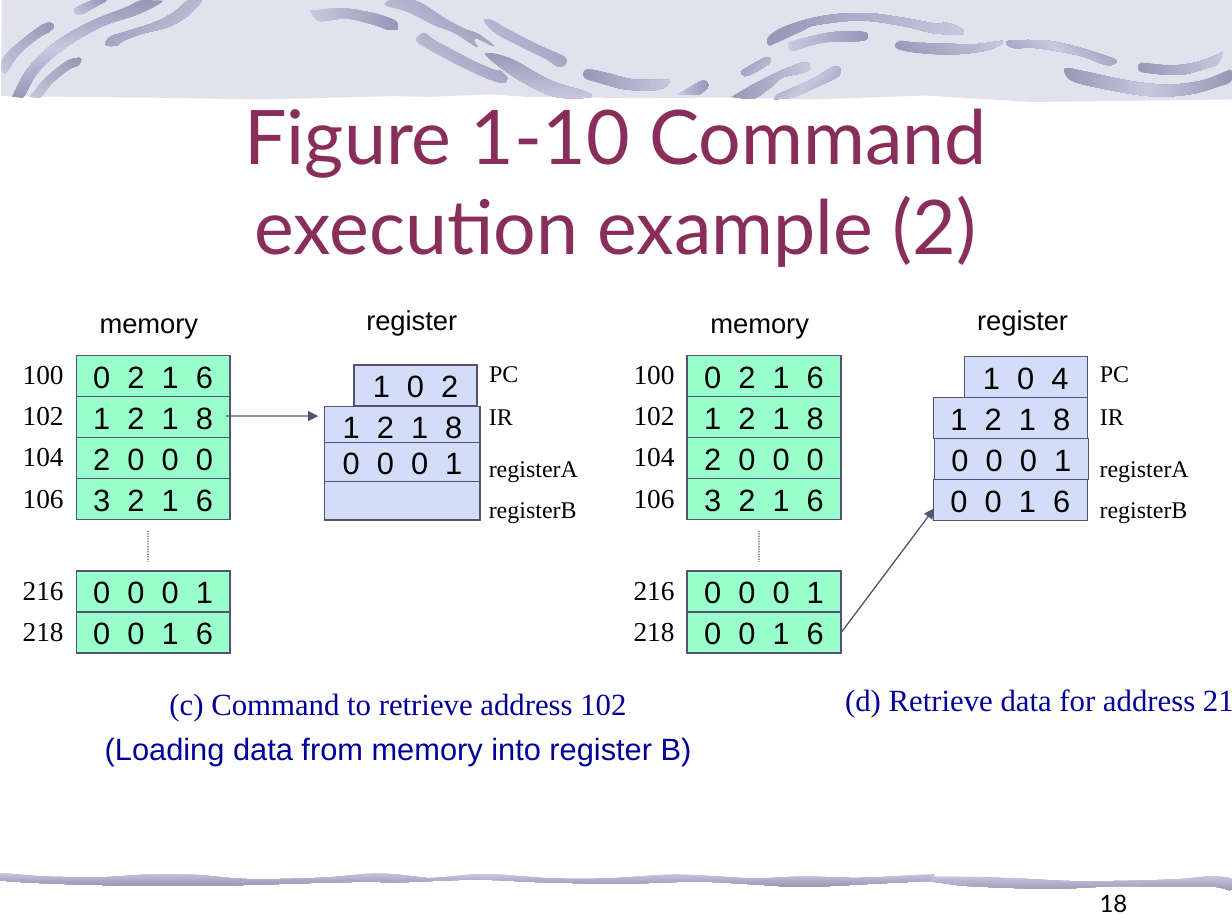
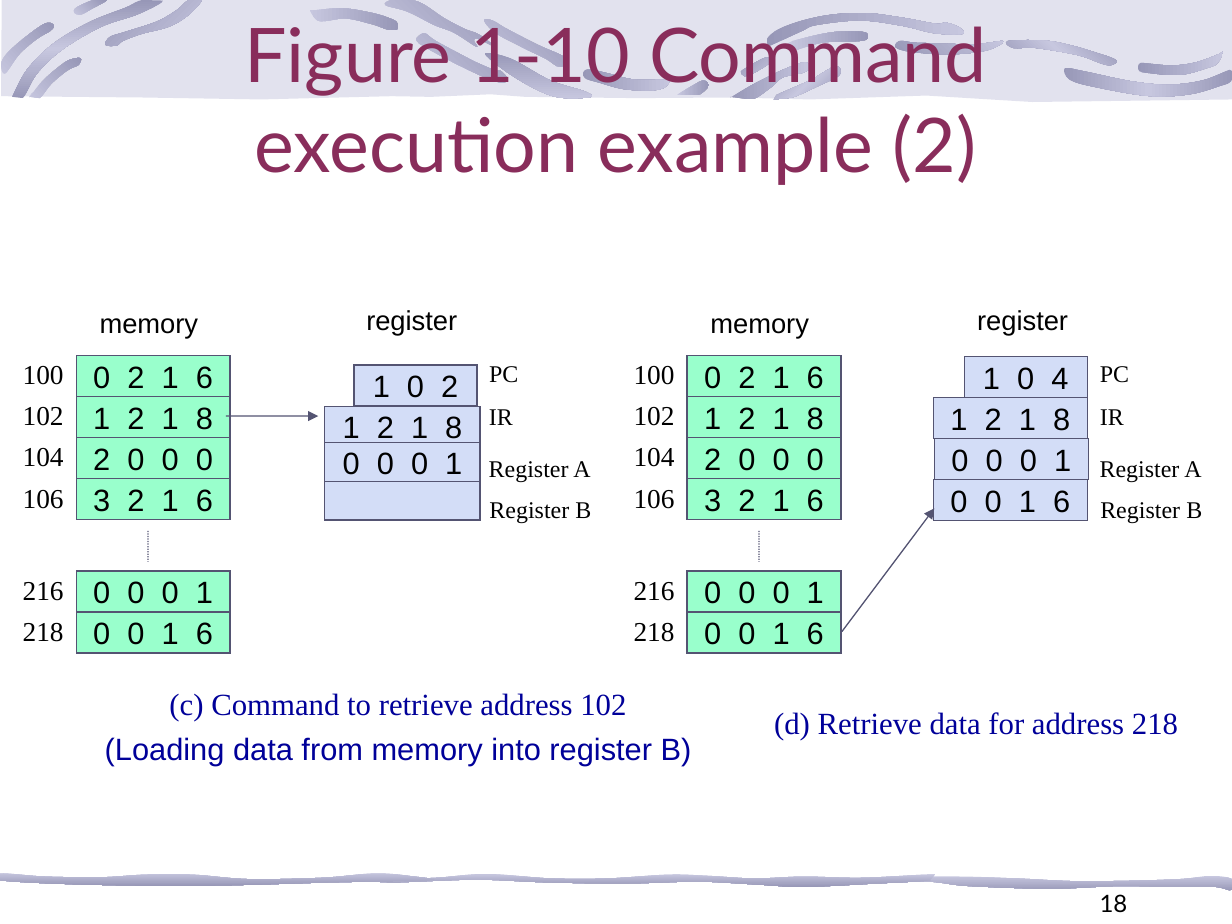
Before and after one commit to kevincdj3269-hash/Operating_System-, a slide deck: slide 18 of Course PPT/CH 1/Chapter 1 Introduction to Operating Systems.pptx.ppt. Drawn at 1232x924 pixels with LibreOffice and Linux fonts; fonts in the diff are those of the drawing; background and template pictures are left out. Boxes give left, top, right and bottom in pixels: in the first picture for what was removed or moved away, otherwise in the second. Text is boxed around its words. In the diff, an @@ line names an element or a change of style, - is before the commit and + after.

```diff
--- a/Course PPT/CH 1/Chapter 1 Introduction to Operating Systems.pptx.ppt
+++ b/Course PPT/CH 1/Chapter 1 Introduction to Operating Systems.pptx.ppt
@@ title "Figure 1-10 Command execution example ...": place and size @@
-title "Figure 1-10 Command execution example ..." at <box>244,99,987,267</box>
+title "Figure 1-10 Command execution example ..." at <box>244,17,987,185</box>
@@ text removed at <box>489,461,578,482</box> @@
-registerA
@@ text added at <box>489,461,590,482</box>, 14 pt, text #000000 @@
+Register A
@@ text removed at <box>1100,461,1189,483</box> @@
-registerA
@@ text added at <box>1100,461,1201,483</box>, 14 pt, text #000000 @@
+Register A
@@ text removed at <box>489,502,577,523</box> @@
-registerB
@@ text added at <box>489,502,591,524</box>, 14 pt, text #000000 @@
+Register B
@@ text removed at <box>1100,502,1188,524</box> @@
-registerB
@@ text added at <box>1100,502,1202,523</box>, 14 pt, text #000000 @@
+Register B
@@ text "(d) Retrieve data for address ..." rewrapped from <box>845,689,1195,717</box> to <box>774,712,1178,740</box> @@
```
Also in this commit, not shown: 17 other slides changed.
